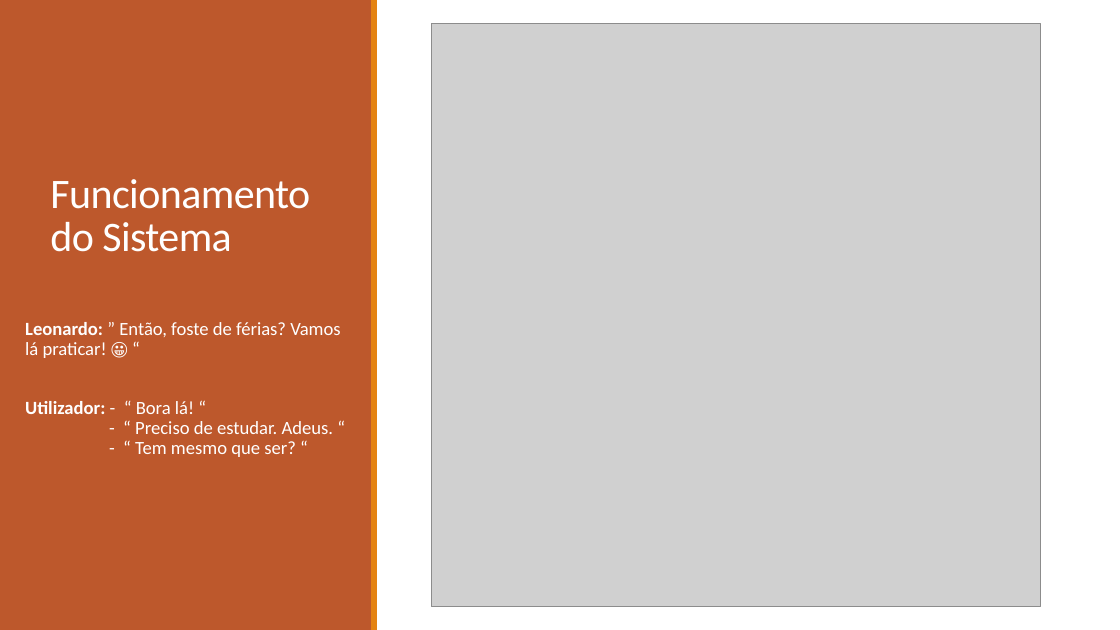
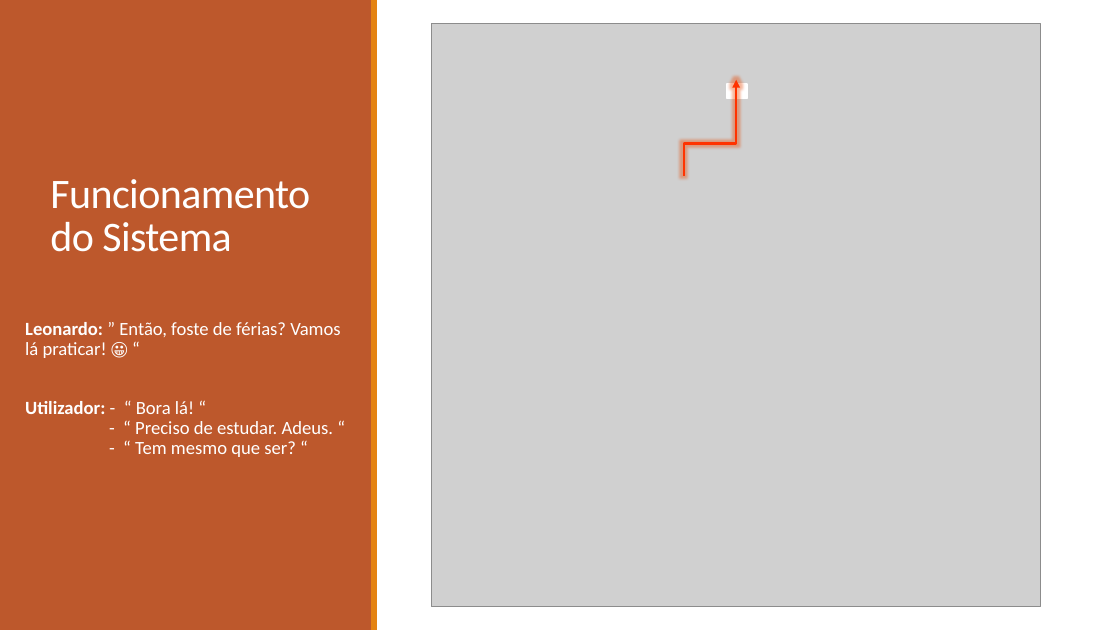
Before and after one commit to diisnc/Dialog_Agent_1819, a slide deck: slide 18 of Report/presentation_2.pptx. Drawn at 1120x630 pixels with LibreOffice and Linux fonts; fonts in the diff are those of the drawing; grey boxes stand for pictures. Boxes give left, top, right and bottom in pixels: in the first picture for what was removed or moved away, otherwise in the second. Text is boxed around its words. In the diff, an @@ line names an element or a change of style, - is before the commit and + after.

```diff
--- a/Report/presentation_2.pptx
+++ b/Report/presentation_2.pptx
@@ elbow arrow added from (684, 176) to (736, 80), #FF3300 2.25 pt @@
@@ rectangle added at box(728, 84, 748, 98), fill #FFFFFF, outline #FFFFFF 1.25 pt @@
```
Also in this commit, not shown: 3 other slides changed, 1 slide added, 1 slide removed.
